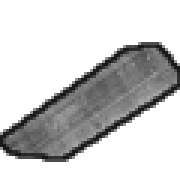
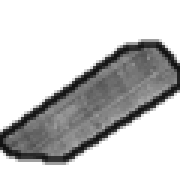
Layers edited between the first and the second w=180, h=180 image:
painted on "outline" over (0, 39, 180, 165)
